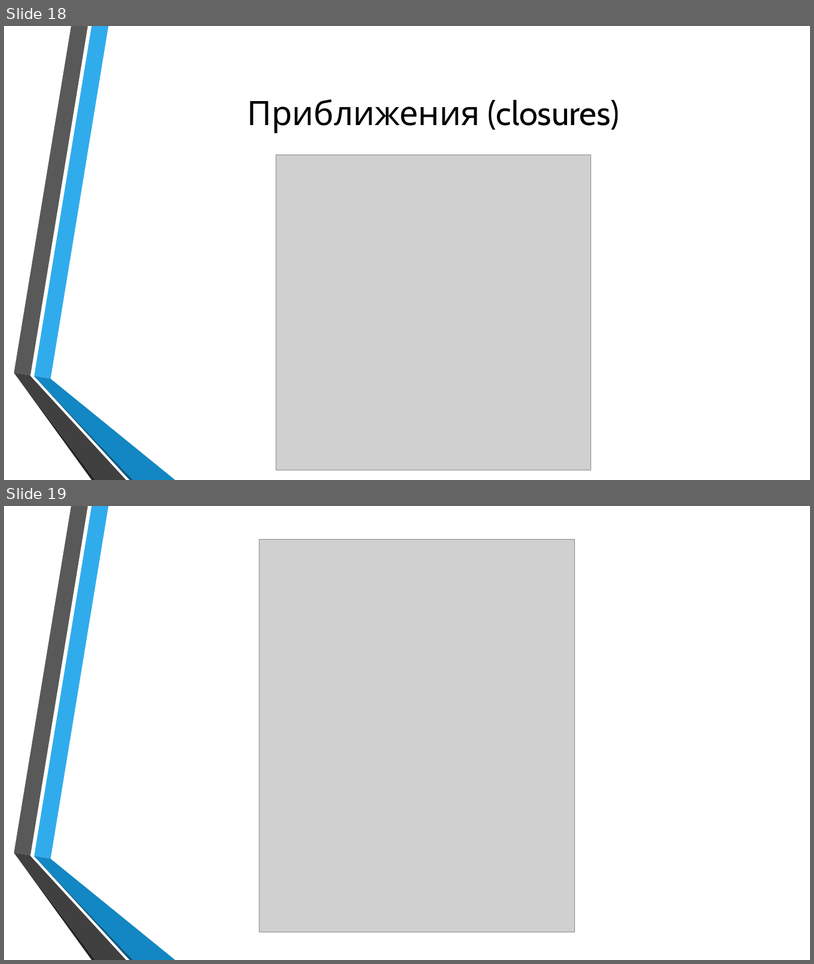
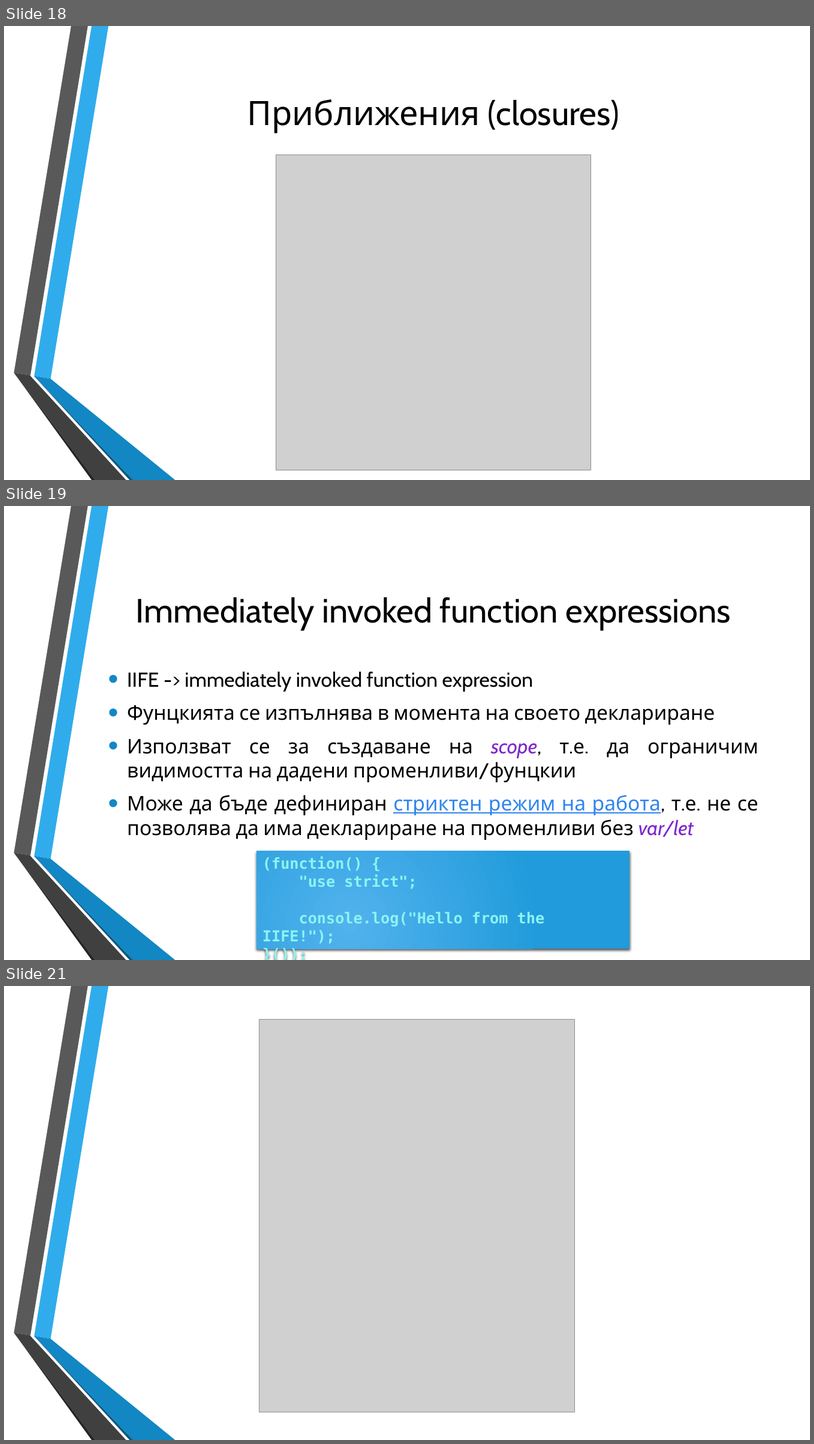
Before and after one commit to dnmitev/IT-Academy, a slide deck: JS Fundamentals/7.Functions/JS-Functions.pptx. Shown one above the other, each under a label of ours: slides 18 and 19 before the commit, slides 18, 19 and 21 after it; the slides between them are not shown. The pictures are 814x964 and 814x1444 pixels, drawn with LibreOffice and Linux fonts; fonts in the diff are those of the drawing; grey boxes stand for pictures; background and template pictures are left out. Boxes give left, top, right and bottom in pixels: in the first picture for what was removed or moved away, otherwise in the second. Text is boxed around its words. In the diff, an @@ line names an element or a change of style, - is before the commit and + after.

Commit message:
added IIFE to the functions lecture

```diff
--- a/JS Fundamentals/7.Functions/JS-Functions.pptx
+++ b/JS Fundamentals/7.Functions/JS-Functions.pptx
@@ slide 19 added at (4,506,810,960), background picture (left out); not listed: 6 template elements that a slide beside it also shows @@
@@ title added at (136,597,731,630), 40 pt, text #000000 @@
+Immediately invoked function expressions
@@ text added at (127,671,759,840), 24 pt, text #000000 @@
+• IIFE -> immediately invoked function expression
+• Фунцкията се изпълнява в момента на своето деклариране
+• Използват се за създаване на scope, т.е. да ограничим видимостта на дадени променливи/фунцкии
+• Може да бъде дефиниран стриктен режим на работа, т.е. не се позволява да има деклариране на променливи без var/let
@@ rectangle added at (257,851,630,949), fill gradient #51B3ED to #219CDB, 18 pt, text #8CF4F2, bold @@
+(function() {
+"use strict";
+console.log("Hello from the IIFE!");
+}());
@@ what was slide 19 is now slide 21 @@
```
Also in this commit, not shown: 1 other slide added, 2 other files.
